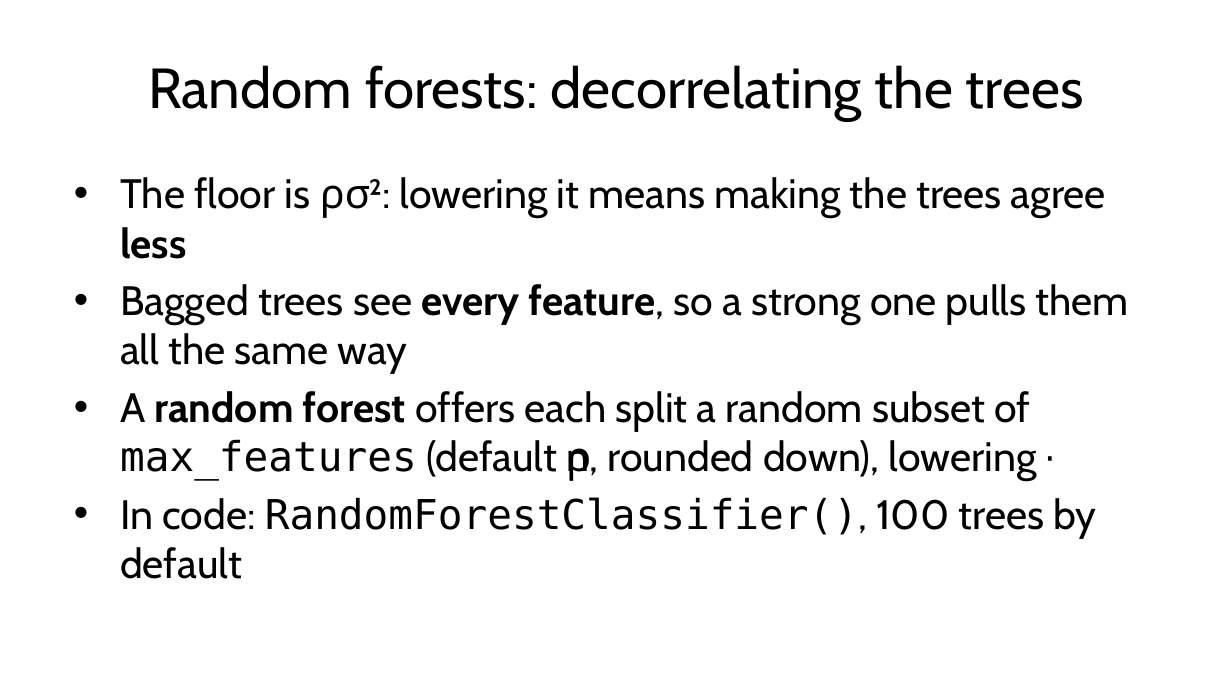
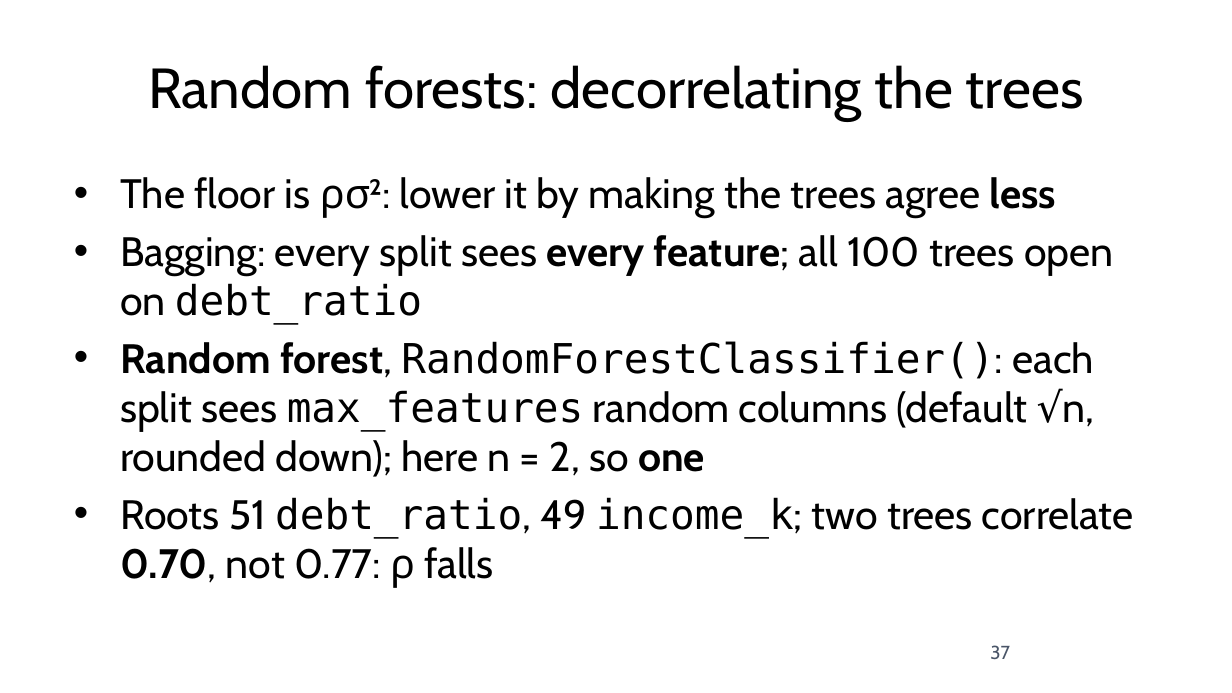
Before and after one commit to fabioantonini/technologies-for-artificial-intelligence, a slide deck: slide 37 of Lessons/07_trees_and_ensembles/Slides/trees_and_ensembles_slides.pptx. Drawn at 1232x693 pixels with LibreOffice and Linux fonts; fonts in the diff are those of the drawing; background and template pictures are left out. Boxes give left, top, right and bottom in pixels: in the first picture for what was removed or moved away, otherwise in the second. Text is boxed around its words. In the diff, an @@ line names an element or a change of style, - is before the commit and + after.

```diff
--- a/Lessons/07_trees_and_ensembles/Slides/trees_and_ensembles_slides.pptx
+++ b/Lessons/07_trees_and_ensembles/Slides/trees_and_ensembles_slides.pptx
@@ text at box(120, 177, 1134, 588): text changed @@
-• The floor is ρσ²: lowering it means making the trees agree less
-• Bagged trees see every feature, so a strong one pulls them all the same way
-• A random forest offers each split a random subset of max_features (default √n, rounded down), lowering ρ
-• In code: RandomForestClassifier(), 100 trees by default
+• The floor is ρσ²: lower it by making the trees agree less
+• Bagging: every split sees every feature; all 100 trees open on debt_ratio
+• Random forest, RandomForestClassifier(): each split sees max_features random columns (default √n, rounded down); here n = 2, so one
+• Roots 51 debt_ratio, 49 income_k; two trees correlate 0.70, not 0.77: ρ falls
@@ page number added at box(990, 645, 1010, 660), 11 pt, text #4A5568 @@
+37
```
Also in this commit, not shown: 57 other slides changed, 6 other files.
